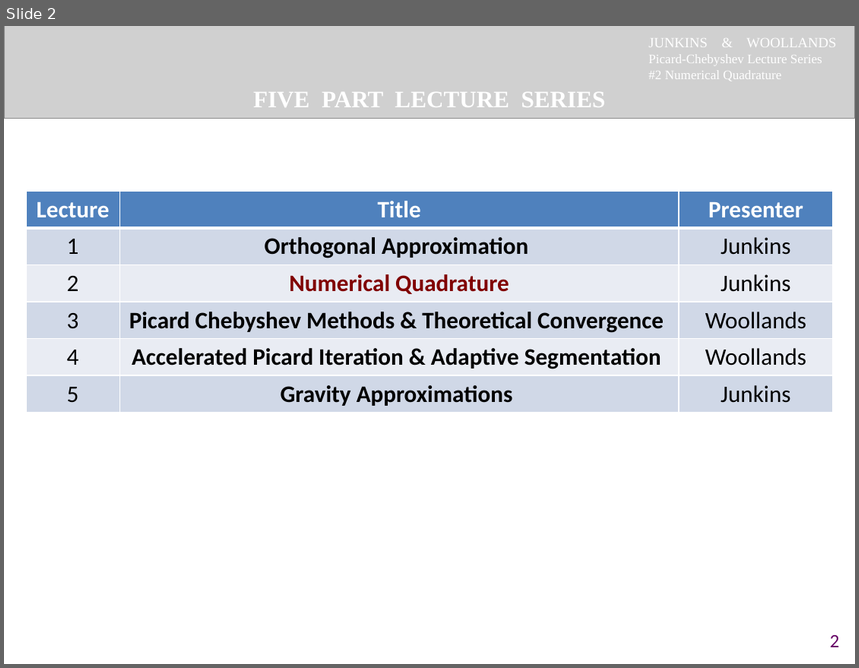
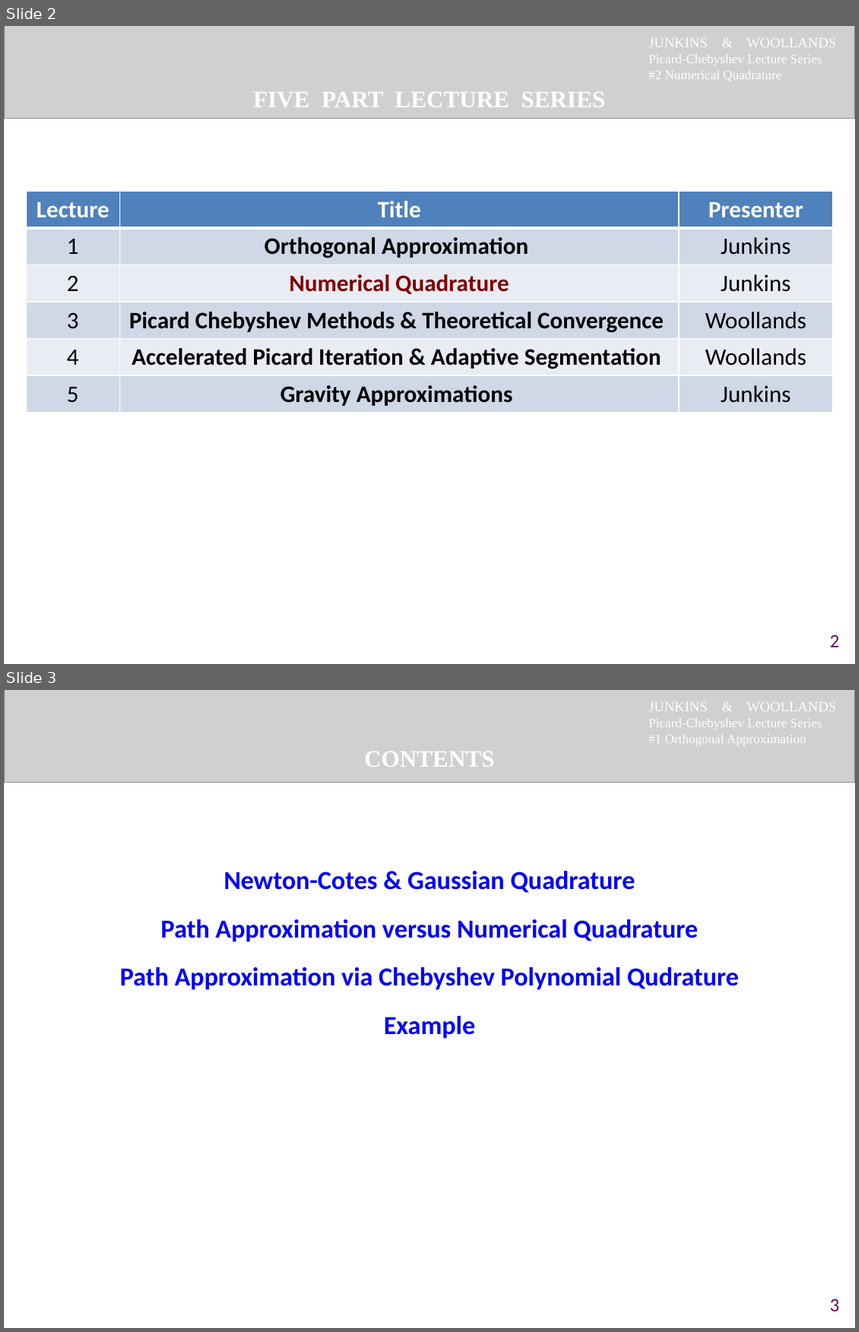
Before and after one commit to woollands/Picard_Chebyshev_Lecture_Series, a slide deck: Lecture2_NumericalQuadrature/Lecture2_Numerical Quadrature.pptx. Shown one above the other, each under a label of ours: slide 2 before the commit, slides 2 and 3 after it. The pictures are 859x668 and 859x1332 pixels, drawn with LibreOffice and Linux fonts; fonts in the diff are those of the drawing; grey boxes stand for pictures. Boxes give left, top, right and bottom in pixels: in the first picture for what was removed or moved away, otherwise in the second. Text is boxed around its words. In the diff, an @@ line names an element or a change of style, - is before the commit and + after.

Commit message:
minor changes to slides

```diff
--- a/Lecture2_NumericalQuadrature/Lecture2_Numerical Quadrature.pptx
+++ b/Lecture2_NumericalQuadrature/Lecture2_Numerical Quadrature.pptx
@@ slide 3 added at [4,690,855,1328], background #FFFFFF @@
@@ picture added at [4,690,855,782] @@
@@ text added at [648,702,836,745], 11 pt, text #FFFFFF @@
+JUNKINS & WOOLLANDS
+Picard-Chebyshev Lecture Series
+#1 Orthogonal Approximation
@@ text added at [364,752,494,767], 20 pt, text #FFFFFF, bold @@
+CONTENTS
@@ text added at [120,871,739,1039], 22 pt, text #0000FF, bold @@
+Newton-Cotes & Gaussian Quadrature
+Path Approximation versus Numerical Quadrature
+Path Approximation via Chebyshev Polynomial Qudrature
+Example
@@ page number added at [830,1300,840,1312], 16 pt, text #660066 @@
+3
```
